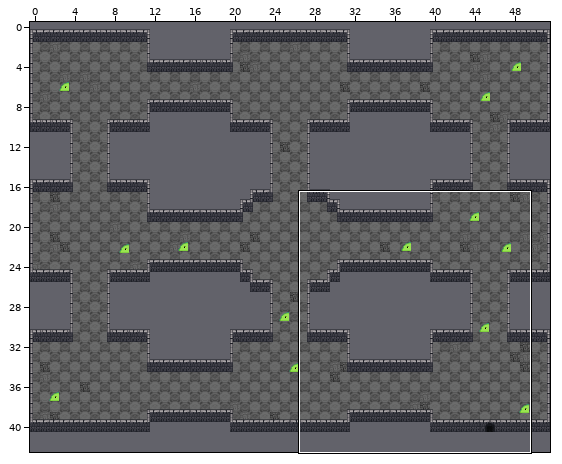
Level history. Tiled map: assests/level1.tmx. Above, an overview of the earlier version with the close-up marked.
Close-up. Old version:
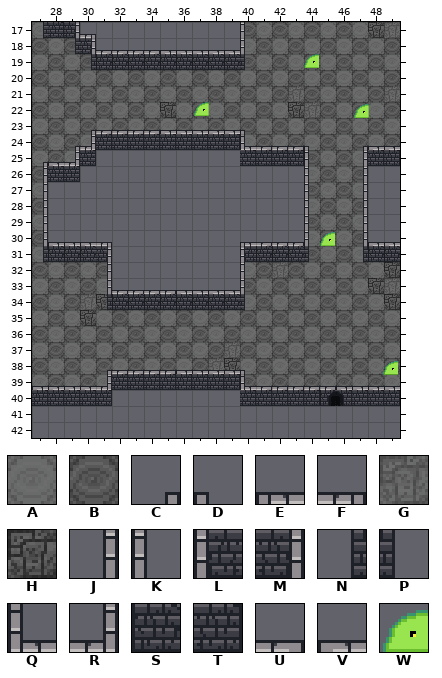
Cells are 16x16 px. Shown: x 27..49, y 17..42. The commit also changed other parts of the map, which this record leaves out.
Key: from "dungeon_tiles": A 0, B 1, C 2, D 3, E 4, F 5, G 32, H 33, J 34, K 35, L 36, M 37, N 66, P 67, Q 68, R 69, S 100, T 101, U 102, V 103, W 640.
_ is an empty cell, # one hidden under a higher layer.
Objects are placed by their top-left corner, in cells (3,4 is the top-left corner of cell 3,4); size is 1x1 cell unless given.
Layers that did not change in this view are not listed.
Layer "Floor" before, first column x 27:
17 A____________BABABABAHG
18 BAB__________ABABABABAB
19 ABAB_________BABABABABA
20 BABABABABABABABABABABAB
21 ABABABABABABABABGBABABG
22 BABABABAHABABABAHGBABAB
23 ABABABABABABABABABABABA
24 BABA#_#_#_#_#ABABABABAB
25 ABA#_________####BABA##
26 B_#______________ABAB__
27 A________________BABA__
28 B________________ABAB__
29 A________________BABA__
30 B________________ABAB__
31 A________________BABA__
32 BABAB________ABGBABABAH
33 ABABA________BABABABAHG
34 BABGH________ABABABABAH
35 ABAHABABABABABABABABABA
36 BABABABABABABABABABABAB
37 ABABABABABABGBABABABABA
38 BABABABABABGHABABABABAB
39 ABABA#_#_#_#_BABABABABA
40 #####________##########
41 _______________________
42 _______________________
Layer "Wall" before, first column x 27:
17 NTMF_________K_________
18 __NMUUUUVVVVVK_________
19 ___NSSSSSSSSSP_________
20 _______________________
21 _______________________
22 _______________________
23 ___CUUUUVVVVVD_________
24 __CRTTTTTTTTTQUUUD__CVV
25 CVRT_________TTTTK__JTT
26 JTT______________K__J__
27 J________________K__J__
28 J________________K__J__
29 J________________K__J__
30 JVVVF________EUUUK__JVV
31 NSSSM________LSSSP__NSS
32 ____J________K_________
33 ____JUUUUVVVVK_________
34 ____NSSSSSSSSP_________
35 _______________________
36 _______________________
37 _______________________
38 ____CUUUUVVVVD_________
39 VVVVRTTTTTTTTQUUUUUVVVV
40 TTTTT________TTTTT__TTT
41 _______________________
42 _______________________
Objects on layer "Slimes" before:
W "Slime1" at 43.9,18.9
W "Slime12" at 37.1,21.9
W "Slime2" at 47.1,22
W "Slime13" at 44.9,30
W "Slime11" at 48.9,38.1
The same view after the edit:
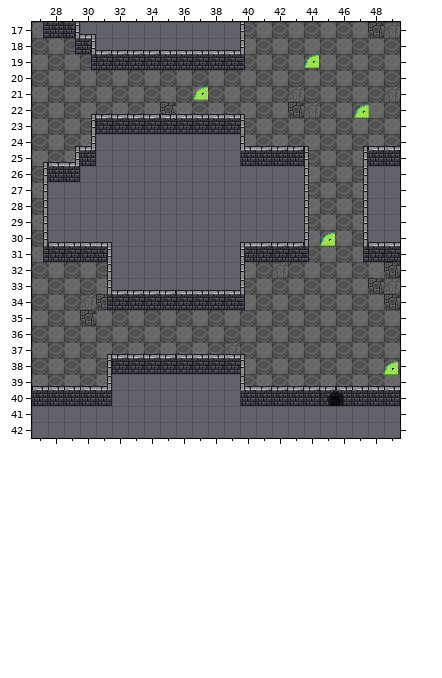
From old to new:
Layer "Floor":
y 24: x 31 # -> _; x 33 # -> _; x 35 # -> _; x 37 # -> _; x 39 # -> _
y 39: x 32 # -> _; x 34 # -> _; x 36 # -> _; x 38 # -> _
Layer "Slimes":
changed: W "Slime12" at 37.1,21.9 -> W "Slime12" at 37,20.9
Layer "Wall":
y 22: x 30..40 ___________ -> CUUUUVVVVVD
y 23: x 30..40 CUUUUVVVVVD -> JSSSSSSSSSK
y 24: x 31..39 TTTTTTTTT -> _________
y 37: x 31..40 __________ -> CUUUUVVVVD
y 38: x 31..40 CUUUUVVVVD -> JSSSSSSSSK
y 39: x 32..39 TTTTTTTT -> ________
